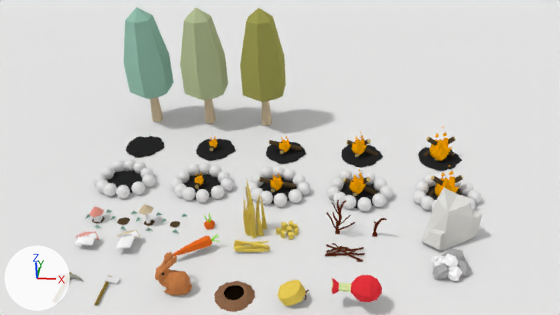
The Blender file Assets/DontStarve/DontStarveAssets01.blend: old version first, new version second.
One viewpoint serves both versions: the file's camera 'Camera'. Arrows for +X, +Y and +Z are at lower left; the lights stay in place.
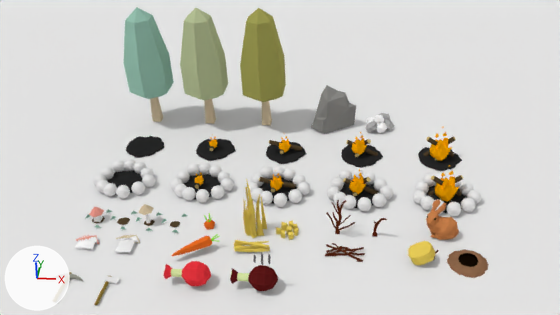
Boxes [x1, y1, x2, y2] around the edits, measured in the pictures (560 x 315 px):
'Rock_Chunk_01.001', recoloured, moved
    before: [421, 188, 482, 250]
    after: [311, 85, 356, 133]
'Circle', moved
    before: [214, 281, 255, 312]
    after: [447, 249, 489, 278]
'Bunny-LowPoly', moved
    before: [155, 252, 192, 295]
    after: [426, 200, 459, 240]
'Cube.016', moved
    before: [331, 275, 382, 302]
    after: [164, 261, 211, 286]
'Cube.015', moved
    before: [277, 280, 306, 306]
    after: [408, 241, 435, 265]
'Cube.017', added (red)
    after: [230, 265, 278, 291]
'Rock_Medium_02.003', moved
    before: [432, 265, 450, 280]
    after: [366, 121, 378, 133]
'Landscape', moved
    before: [448, 266, 462, 281]
    after: [376, 122, 387, 133]
'Rock_Medium_02.002', moved
    before: [457, 259, 472, 277]
    after: [383, 119, 394, 131]
'Landscape.001', moved
    before: [441, 254, 458, 268]
    after: [373, 115, 384, 124]
'Rock_Medium_02.001', moved
    before: [441, 248, 466, 262]
    after: [378, 113, 391, 121]
'MushroomCut4.001', moved, turned
    before: [85, 231, 99, 246]
    after: [85, 235, 99, 250]
'Mesh1 Mushroom_Tall Model.001', moved, turned
    before: [126, 230, 141, 248]
    after: [126, 235, 140, 253]
'Landscape.002', moved
    before: [431, 256, 444, 269]
    after: [366, 117, 375, 124]
'MushroomCut1.001', moved
    before: [81, 232, 95, 246]
    after: [82, 236, 91, 250]
'Mesh1 Mushroom_Tall Model.005', moved, turned
    before: [115, 232, 125, 249]
    after: [115, 235, 126, 253]
'MushroomCut3.001', moved
    before: [75, 232, 86, 245]
    after: [75, 235, 86, 249]

Edits to the bpy script that builds the scene:
```text
Change mat_color_002:
    mat_color_002.base_color: (0.737, 0.729, 0.694) -> (0.246, 0.244, 0.232)  # light grey #dfded9 -> grey #888784
Change ob_cube_016:
    ob_cube_016.location: (3.06, 9.22, 0.7) -> (-1.83, 9.63, 0.38)
Change ob_cube_015:
    ob_cube_015.location: (1.69, 9.24, 0.14) -> (5.34, 11.16, 0.14)
Change ob_circle:
    ob_circle.location: (-0.13, 9.25, 0.01) -> (6.54, 11.19, 0.01)
Change ob_bunny_lowpoly:
    ob_bunny_lowpoly.location: (-2.15, 9.37, 0.0) -> (5.57, 12.42, 0.0)
Change ob_landscape_002:
    ob_landscape_002.location: (5.66, 10.95, 0.18) -> (3.54, 18.68, 0.18)
Change ob_landscape_001:
    ob_landscape_001.location: (5.96, 10.8, 0.38) -> (3.84, 18.53, 0.38)
Change ob_landscape:
    ob_landscape.location: (6.06, 10.56, 0.18) -> (3.94, 18.29, 0.18)
Change ob_rock_medium_02_002:
    ob_rock_medium_02_002.location: (6.36, 10.91, 0.02) -> (4.24, 18.64, 0.02)
Change ob_rock_medium_02_003:
    ob_rock_medium_02_003.location: (5.74, 10.6, 0.08) -> (3.62, 18.33, 0.08)
Change ob_rock_medium_02_001:
    ob_rock_medium_02_001.location: (6.08, 11.31, 0.14) -> (3.96, 19.04, 0.14)
Change ob_rock_chunk_01_001:
    ob_rock_chunk_01_001.location: (5.98, 12.3, 0.02) -> (1.93, 18.63, 0.02)
Change ob_mesh1_mushroom_tall_model_005:
    ob_mesh1_mushroom_tall_model_005.location: (-4.28, 10.59, 0.54) -> (-4.28, 10.59, 0.41)
    ob_mesh1_mushroom_tall_model_005.rotation_euler: (0.0, 0.187, 0.0) -> (0.0, 0.334, 0.0)  # degrees (0, 11, 0) -> degrees (0, 19, 0)
Change ob_mesh1_mushroom_tall_model_001:
    ob_mesh1_mushroom_tall_model_001.location: (-3.83, 10.58, 0.68) -> (-3.82, 10.58, 0.48)
    ob_mesh1_mushroom_tall_model_001.rotation_euler: (0.000172, 0.393, 0.00185) -> (0.000489, 0.54, 0.00199)  # degrees (0, 23, 0.1) -> degrees (0, 31, 0.1)
Change ob_mushroomcut1_001:
    ob_mushroomcut1_001.location: (-5.37, 10.65, 0.44) -> (-5.39, 10.65, 0.28)
Change ob_mushroomcut3_001:
    ob_mushroomcut3_001.location: (-5.66, 10.69, 0.33) -> (-5.68, 10.69, 0.19)
Change ob_mushroomcut4_001:
    ob_mushroomcut4_001.location: (-5.21, 10.65, 0.49) -> (-5.23, 10.65, 0.32)
    ob_mushroomcut4_001.rotation_euler: (0.0, 0.492, 0.0) -> (0.0, 0.534, 0.0)  # degrees (0, 28, 0) -> degrees (0, 31, 0)
Add ob_cube_017:
    ob_cube_017 = bpy.data.objects.new('Cube.017', me_cube_029)  # 70 vertices, 65 faces; spans x -20.7..21.1, y -21.3..20.5, z -23.8..55.4; in mat_material_006 (green #d7e7a4), mat_material_022 (dark red #5c1818)
    ob_cube_017.location = (0.13, 9.64, 0.38)
    ob_cube_017.rotation_euler = (-1.582, 0.0, -1.56)  # degrees (-91, 0, -89)
    ob_cube_017.scale = (0.0171, 0.0171, 0.0171)
Add ob_cube_018:
    ob_cube_018 = bpy.data.objects.new('Cube.018', me_cube_030)  # 24 vertices, 22 faces; spans x -1.21..1.15, y -0.96..0.96, z -3.92..10.38; in mat_material_023 (dark grey #6b6b6b)
    ob_cube_018.location = (0.46, 9.68, 1.02)
    ob_cube_018.scale = (0.0325, 0.0325, 0.0223)
Add ob_cube_019:
    ob_cube_019 = bpy.data.objects.new('Cube.019', me_cube_030.copy())
    ob_cube_019.location = (0.67, 9.68, 0.98)
    ob_cube_019.scale = (0.0325, 0.0325, 0.0359)
Add ob_cube_020:
    ob_cube_020 = bpy.data.objects.new('Cube.020', me_cube_030.copy())
    ob_cube_020.location = (0.88, 9.68, 1.02)
    ob_cube_020.scale = (0.0325, 0.0325, 0.0297)
```
